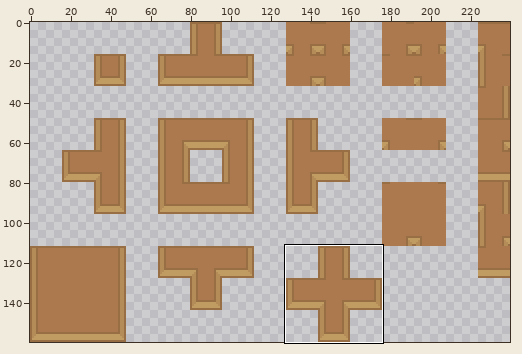
Two versions of one sprite sheet, Assets/_Project/Art/Exports/Tiles/SPR Wood Wall Tiles.png. The picture above shows the old version from afar; the outline marks the close-up.
Close-up. First the earlier version:
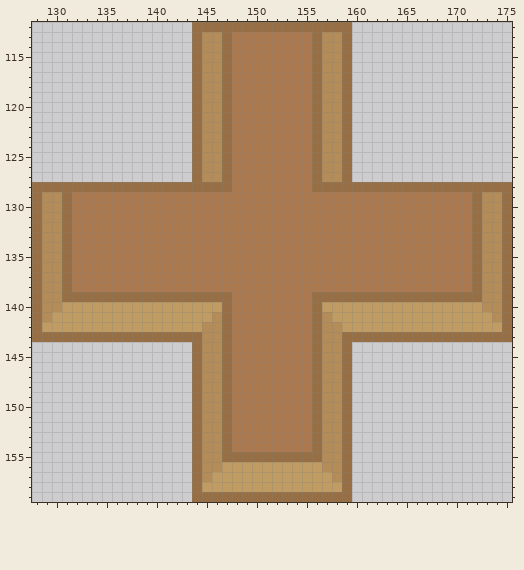
The file is 240x160 pixels. Shown: x 128..175, y 112..159. The commit also changed other parts of the picture, which this record leaves out.
Once edited:
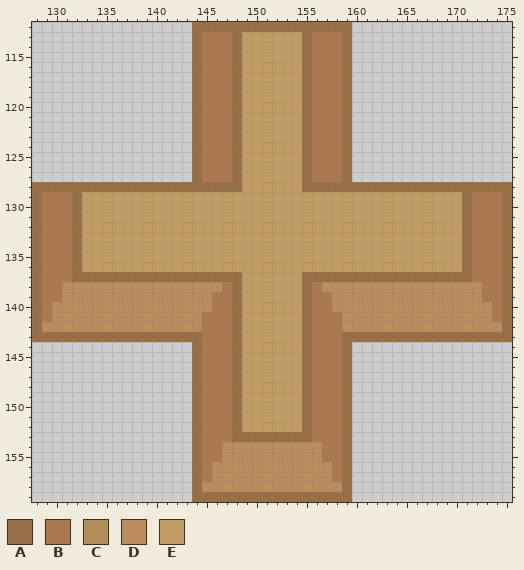
Palette (. is transparent): A #986f44  B #ac794e  C #b48c57  D #bb8c5c  E #c09c63
Diff:
@@ x 128..175 @@
 112 ................AAAAAAAAAAAAAAAA................
-113 ................ACCABBBBBBBBACCA................
-114 ................ACCABBBBBBBBACCA................
-115 ................ACCABBBBBBBBACCA................
-116 ................ACCABBBBBBBBACCA................
-117 ................ACCABBBBBBBBACCA................
-118 ................ACCABBBBBBBBACCA................
-119 ................ACCABBBBBBBBACCA................
-120 ................ACCABBBBBBBBACCA................
-121 ................ACCABBBBBBBBACCA................
-122 ................ACCABBBBBBBBACCA................
-123 ................ACCABBBBBBBBACCA................
-124 ................ACCABBBBBBBBACCA................
-125 ................ACCABBBBBBBBACCA................
-126 ................ACCABBBBBBBBACCA................
-127 ................ACCABBBBBBBBACCA................
-128 AAAAAAAAAAAAAAAAAAAABBBBBBBBAAAAAAAAAAAAAAAAAAAA
-129 ACCABBBBBBBBBBBBBBBBBBBBBBBBBBBBBBBBBBBBBBBBACCA
-130 ACCABBBBBBBBBBBBBBBBBBBBBBBBBBBBBBBBBBBBBBBBACCA
-131 ACCABBBBBBBBBBBBBBBBBBBBBBBBBBBBBBBBBBBBBBBBACCA
-132 ACCABBBBBBBBBBBBBBBBBBBBBBBBBBBBBBBBBBBBBBBBACCA
-133 ACCABBBBBBBBBBBBBBBBBBBBBBBBBBBBBBBBBBBBBBBBACCA
-134 ACCABBBBBBBBBBBBBBBBBBBBBBBBBBBBBBBBBBBBBBBBACCA
-135 ACCABBBBBBBBBBBBBBBBBBBBBBBBBBBBBBBBBBBBBBBBACCA
-136 ACCABBBBBBBBBBBBBBBBBBBBBBBBBBBBBBBBBBBBBBBBACCA
-137 ACCABBBBBBBBBBBBBBBBBBBBBBBBBBBBBBBBBBBBBBBBACCA
-138 ACCABBBBBBBBBBBBBBBBBBBBBBBBBBBBBBBBBBBBBBBBACCA
-139 ACCAAAAAAAAAAAAAAAAABBBBBBBBAAAAAAAAAAAAAAAAACCA
-140 ACCEEEEEEEEEEEEEEEEABBBBBBBBAEEEEEEEEEEEEEEEECCA
-141 ACEEEEEEEEEEEEEEEECABBBBBBBBACEEEEEEEEEEEEEEEECA
-142 AEEEEEEEEEEEEEEEECCABBBBBBBBACCEEEEEEEEEEEEEEEEA
-143 AAAAAAAAAAAAAAAAACCABBBBBBBBACCAAAAAAAAAAAAAAAAA
-144 ................ACCABBBBBBBBACCA................
-145 ................ACCABBBBBBBBACCA................
-146 ................ACCABBBBBBBBACCA................
-147 ................ACCABBBBBBBBACCA................
-148 ................ACCABBBBBBBBACCA................
-149 ................ACCABBBBBBBBACCA................
-150 ................ACCABBBBBBBBACCA................
-151 ................ACCABBBBBBBBACCA................
-152 ................ACCABBBBBBBBACCA................
-153 ................ACCABBBBBBBBACCA................
-154 ................ACCABBBBBBBBACCA................
-155 ................ACCAAAAAAAAAACCA................
-156 ................ACCEEEEEEEEEECCA................
-157 ................ACEEEEEEEEEEEECA................
-158 ................AEEEEEEEEEEEEEEA................
+113 ................ABBBAEEEEEEABBBA................
+114 ................ABBBAEEEEEEABBBA................
+115 ................ABBBAEEEEEEABBBA................
+116 ................ABBBAEEEEEEABBBA................
+117 ................ABBBAEEEEEEABBBA................
+118 ................ABBBAEEEEEEABBBA................
+119 ................ABBBAEEEEEEABBBA................
+120 ................ABBBAEEEEEEABBBA................
+121 ................ABBBAEEEEEEABBBA................
+122 ................ABBBAEEEEEEABBBA................
+123 ................ABBBAEEEEEEABBBA................
+124 ................ABBBAEEEEEEABBBA................
+125 ................ABBBAEEEEEEABBBA................
+126 ................ABBBAEEEEEEABBBA................
+127 ................ABBBAEEEEEEABBBA................
+128 AAAAAAAAAAAAAAAAAAAAAEEEEEEAAAAAAAAAAAAAAAAAAAAA
+129 ABBBAEEEEEEEEEEEEEEEEEEEEEEEEEEEEEEEEEEEEEEABBBA
+130 ABBBAEEEEEEEEEEEEEEEEEEEEEEEEEEEEEEEEEEEEEEABBBA
+131 ABBBAEEEEEEEEEEEEEEEEEEEEEEEEEEEEEEEEEEEEEEABBBA
+132 ABBBAEEEEEEEEEEEEEEEEEEEEEEEEEEEEEEEEEEEEEEABBBA
+133 ABBBAEEEEEEEEEEEEEEEEEEEEEEEEEEEEEEEEEEEEEEABBBA
+134 ABBBAEEEEEEEEEEEEEEEEEEEEEEEEEEEEEEEEEEEEEEABBBA
+135 ABBBAEEEEEEEEEEEEEEEEEEEEEEEEEEEEEEEEEEEEEEABBBA
+136 ABBBAEEEEEEEEEEEEEEEEEEEEEEEEEEEEEEEEEEEEEEABBBA
+137 ABBBAAAAAAAAAAAAAAAAAEEEEEEAAAAAAAAAAAAAAAAABBBA
+138 ABBDDDDDDDDDDDDDDDDBAEEEEEEABDDDDDDDDDDDDDDDDBBA
+139 ABBDDDDDDDDDDDDDDDBBAEEEEEEABBDDDDDDDDDDDDDDDBBA
+140 ABDDDDDDDDDDDDDDDDBBAEEEEEEABBDDDDDDDDDDDDDDDDBA
+141 ABDDDDDDDDDDDDDDDBBBAEEEEEEABBBDDDDDDDDDDDDDDDBA
+142 ADDDDDDDDDDDDDDDDBBBAEEEEEEABBBDDDDDDDDDDDDDDDDA
+143 AAAAAAAAAAAAAAAAABBBAEEEEEEABBBAAAAAAAAAAAAAAAAA
+144 ................ABBBAEEEEEEABBBA................
+145 ................ABBBAEEEEEEABBBA................
+146 ................ABBBAEEEEEEABBBA................
+147 ................ABBBAEEEEEEABBBA................
+148 ................ABBBAEEEEEEABBBA................
+149 ................ABBBAEEEEEEABBBA................
+150 ................ABBBAEEEEEEABBBA................
+151 ................ABBBAEEEEEEABBBA................
+152 ................ABBBAEEEEEEABBBA................
+153 ................ABBBAAAAAAAABBBA................
+154 ................ABBDDDDDDDDDDBBA................
+155 ................ABBDDDDDDDDDDBBA................
+156 ................ABDDDDDDDDDDDDBA................
+157 ................ABDDDDDDDDDDDDBA................
+158 ................ADDDDDDDDDDDDDDA................
 159 ................AAAAAAAAAAAAAAAA................
Pixel boxes of the changes (left, top, right, bottom) in both close-ups:
changed: (42, 32, 502, 492)
